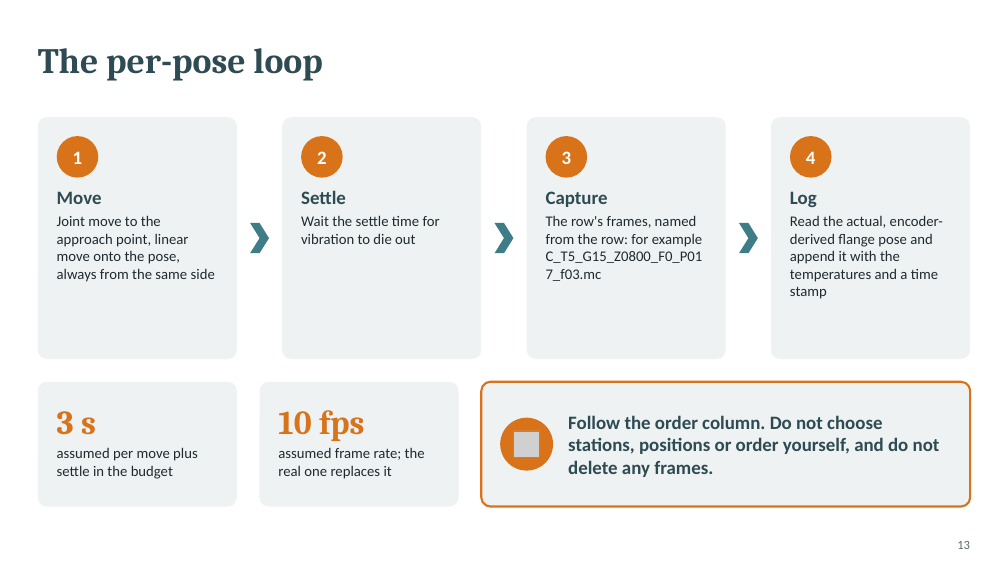
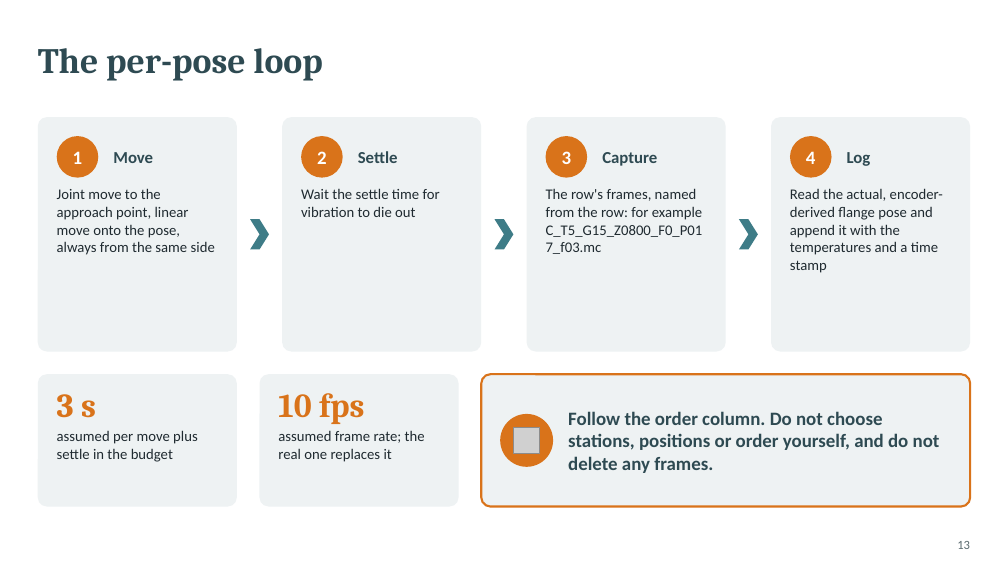
Before and after one commit to glibertyreach/sensor_performance_estimation, a slide deck: slide 13 of docs/presentations/vsx3000_test_procedure.pptx. Drawn at 1008x567 pixels with LibreOffice and Linux fonts; fonts in the diff are those of the drawing; grey boxes stand for pictures. Boxes give left, top, right and bottom in pixels: in the first picture for what was removed or moved away, otherwise in the second. Text is boxed around its words. In the diff, an @@ line names an element or a change of style, - is before the commit and + after.

```diff
--- a/docs/presentations/vsx3000_test_procedure.pptx
+++ b/docs/presentations/vsx3000_test_procedure.pptx
@@ rounded rectangle: place and size @@
-rounded rectangle at (38,117,237,359)
+rounded rectangle at (38,117,237,352)
@@ rounded rectangle: place and size @@
-rounded rectangle at (282,117,481,359)
+rounded rectangle at (282,117,481,352)
@@ rounded rectangle: place and size @@
-rounded rectangle at (527,117,726,359)
+rounded rectangle at (527,117,726,352)
@@ rounded rectangle: place and size @@
-rounded rectangle at (771,117,970,359)
+rounded rectangle at (771,117,970,352)
@@ text "Move": place and size @@
-text "Move" at (57,191,102,204)
+text "Move" at (113,152,153,163)
@@ text "Settle": place and size @@
-text "Settle" at (301,190,346,204)
+text "Settle" at (358,151,398,163)
@@ text "Capture": place and size @@
-text "Capture" at (546,191,608,207)
+text "Capture" at (602,152,657,166)
@@ size 18 to 16 pt; vertical alignment top to middle in 4 elements at (113,152,153,163), (358,151,398,163), (602,152,657,166), (847,152,871,166) @@
@@ text "Log": place and size @@
-text "Log" at (790,191,817,207)
+text "Log" at (847,152,871,166)
@@ text "Joint move to the approach ...": place and size @@
-text "Joint move to the approach ..." at (57,215,215,282)
+text "Joint move to the approach ..." at (57,188,215,255)
@@ text "Wait the settle time for ...": place and size @@
-text "Wait the settle time for ..." at (301,215,440,244)
+text "Wait the settle time for ..." at (301,188,440,217)
@@ text "The row's frames, named from ...": place and size @@
-text "The row's frames, named from ..." at (546,215,703,281)
+text "The row's frames, named from ..." at (546,188,703,254)
@@ text "Read the actual, encoder-derived flange ...": place and size @@
-text "Read the actual, encoder-derived flange ..." at (790,215,943,299)
+text "Read the actual, encoder-derived flange ..." at (790,188,943,273)
@@ rounded rectangle: place and size @@
-rounded rectangle at (38,382,237,507)
+rounded rectangle at (38,374,237,507)
@@ text "3 s": place and size @@
-text "3 s" at (57,411,96,435)
+text "3 s" at (57,394,96,418)
@@ proportions changed in 3 elements at (482,374,971,507), (38,374,237,507), (259,374,458,507) @@
@@ rounded rectangle: place and size @@
-rounded rectangle at (259,382,458,507)
+rounded rectangle at (259,374,458,507)
@@ text "10 fps": place and size @@
-text "10 fps" at (278,410,364,441)
+text "10 fps" at (278,393,364,424)
@@ rounded rectangle: place and size @@
-rounded rectangle at (482,382,971,507)
+rounded rectangle at (482,374,971,507)
@@ text "Follow the order column. Do ...": place and size @@
-text "Follow the order column. Do ..." at (568,415,940,477)
+text "Follow the order column. Do ..." at (568,411,940,473)
@@ 3 chevrons, 1 picture, 1 ellipse: place and size @@
-3 chevrons, 1 picture, 1 ellipse at (250,223,758,471)
+3 chevrons, 1 picture, 1 ellipse at (250,219,758,467)
@@ text "assumed per move plus settle ...": place and size @@
-text "assumed per move plus settle ..." at (57,447,198,479)
+text "assumed per move plus settle ..." at (57,430,198,462)
@@ text "assumed frame rate; the real ...": place and size @@
-text "assumed frame rate; the real ..." at (278,448,425,479)
+text "assumed frame rate; the real ..." at (278,431,425,462)
```
Also in this commit, not shown: 12 other slides changed, 18 other files.
